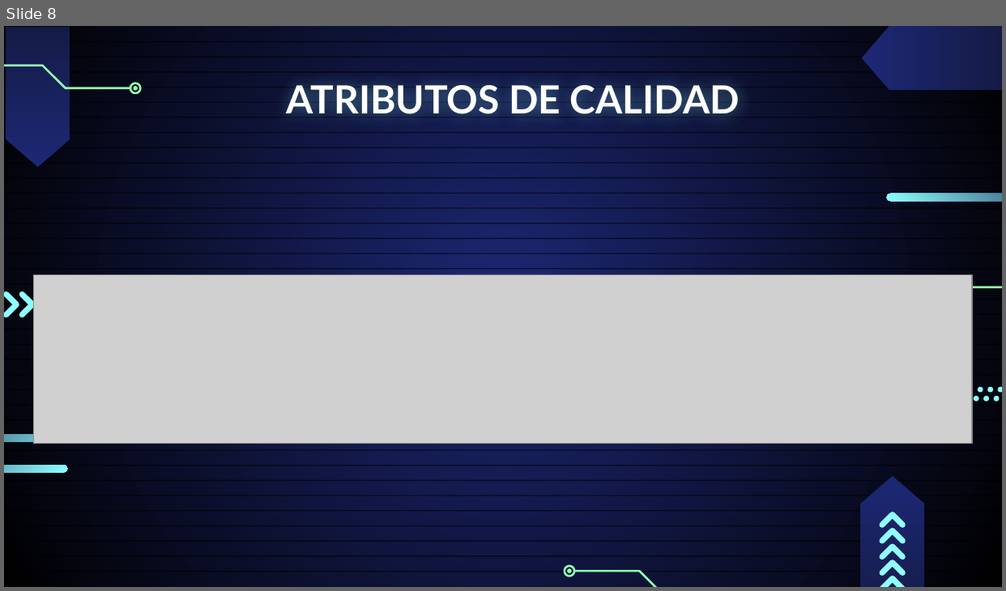
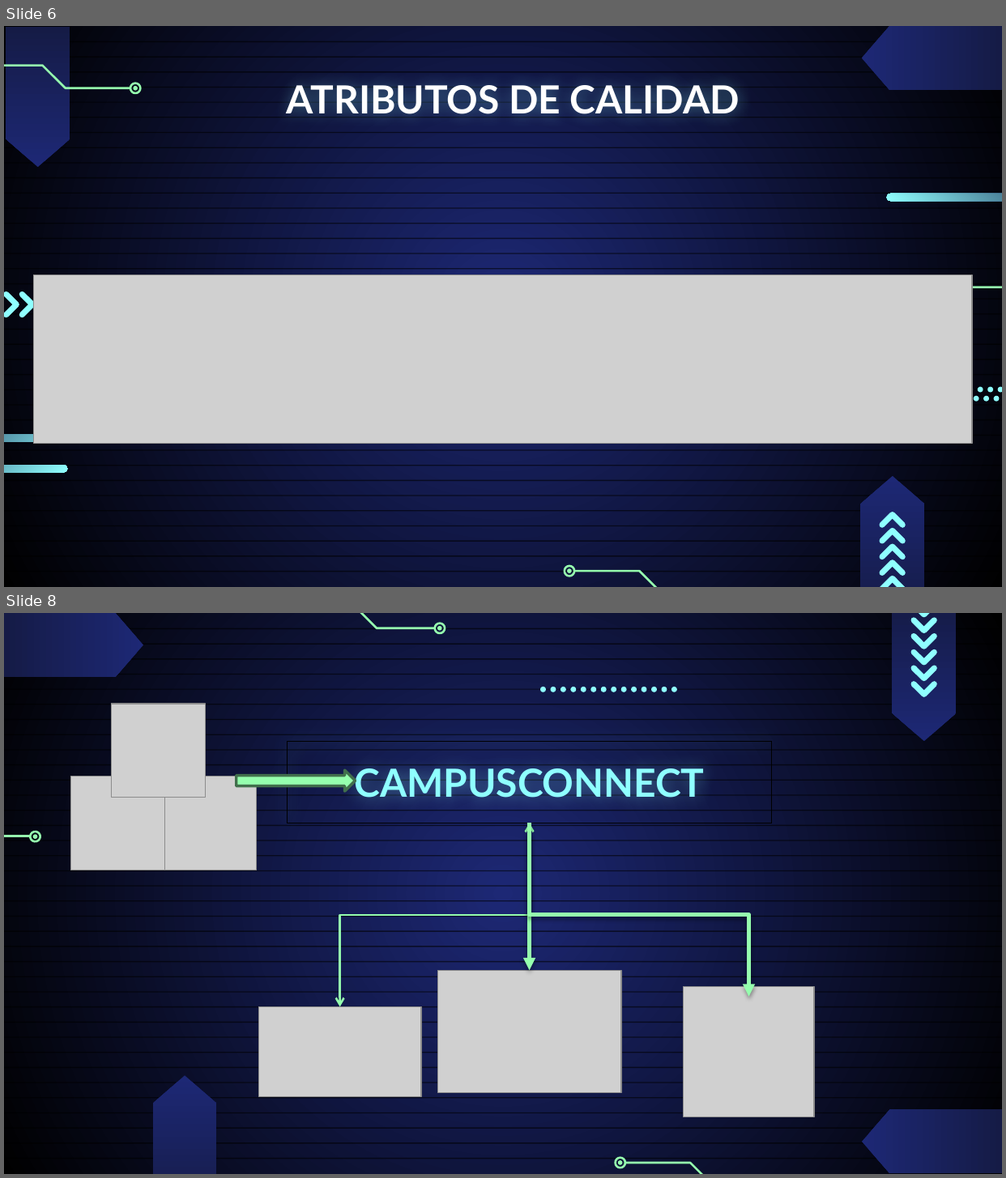
Before and after one commit to Jucer74/SoftwareArchitecture, a slide deck: Project/Context/CAMPUSCONNECT.Context.pptx. Shown one above the other, each under a label of ours: slide 8 before the commit, slides 6 and 8 after it; the slides between them are not shown. The pictures are 1006x591 and 1006x1178 pixels, drawn with LibreOffice and Linux fonts; fonts in the diff are those of the drawing; grey boxes stand for pictures. Boxes give left, top, right and bottom in pixels: in the first picture for what was removed or moved away, otherwise in the second. Text is boxed around its words. In the diff, an @@ line names an element or a change of style, - is before the commit and + after.

```diff
--- a/Project/Context/CAMPUSCONNECT.Context.pptx
+++ b/Project/Context/CAMPUSCONNECT.Context.pptx
@@ slide 8 added at [4, 613, 1002, 1174], background gradient #1D2875 to #000000; not listed: 36 template elements that a slide beside it also shows @@
@@ flow chart offpage connector added at [4, 613, 143, 677], fill gradient #1D2875 to #151B46 @@
@@ freeform shape added at [289, 613, 435, 628], outline #95FFAE 1.5 pt @@
@@ freeform shape added at [435, 623, 445, 633], outline #95FFAE 1.5 pt @@
@@ freeform shape added at [437, 626, 442, 631], fill #95FFAE @@
@@ group added at [892, 613, 956, 741]: 6 freeform shapes, 1 flow chart offpage connector @@
@@ picture added at [112, 704, 206, 798] @@
@@ group added at [540, 687, 678, 693]: 14 ellipses @@
@@ rectangle added at [288, 741, 771, 823], outline #000000 0.75 pt, 28 pt, text #8FFFFF, bold @@
+CAMPUSCONNECT
@@ picture added at [71, 777, 164, 871] @@
@@ picture added at [163, 777, 257, 871] @@
@@ right arrow added at [236, 771, 356, 792], fill #95FFAE, outline #41704C 2 pt @@
@@ elbow double arrow added from (529, 824) to (340, 1007), #95FFAE 1.5 pt @@
@@ arrow added from (529, 824) to (529, 970), #95FFAE 3 pt @@
@@ freeform shape added at [4, 836, 29, 836], outline #95FFAE 1.5 pt @@
@@ freeform shape added at [30, 832, 41, 842], outline #95FFAE 1.5 pt @@
@@ freeform shape added at [33, 835, 38, 840], fill #95FFAE @@
@@ elbow arrow added from (529, 833) to (748, 997), #95FFAE 3 pt @@
@@ picture added at [437, 970, 620, 1092] @@
@@ picture added at [684, 986, 814, 1117] @@
@@ picture added at [258, 1007, 421, 1097] @@
@@ flow chart offpage connector added at [153, 1076, 216, 1174], fill gradient #1D2875 to #151B46 @@
@@ flow chart offpage connector added at [863, 1110, 1002, 1174], fill gradient #1D2875 to #151B46 @@
@@ freeform shape added at [615, 1158, 624, 1168], outline #95FFAE 1.5 pt @@
@@ freeform shape added at [618, 1161, 623, 1166], fill #95FFAE @@
@@ freeform shape added at [626, 1163, 771, 1174], outline #95FFAE 1.5 pt @@
@@ what was slide 8 is now slide 6 @@
```
Also in this commit, not shown: 1 slide changed, 1 other slide added, 3 slides removed.
